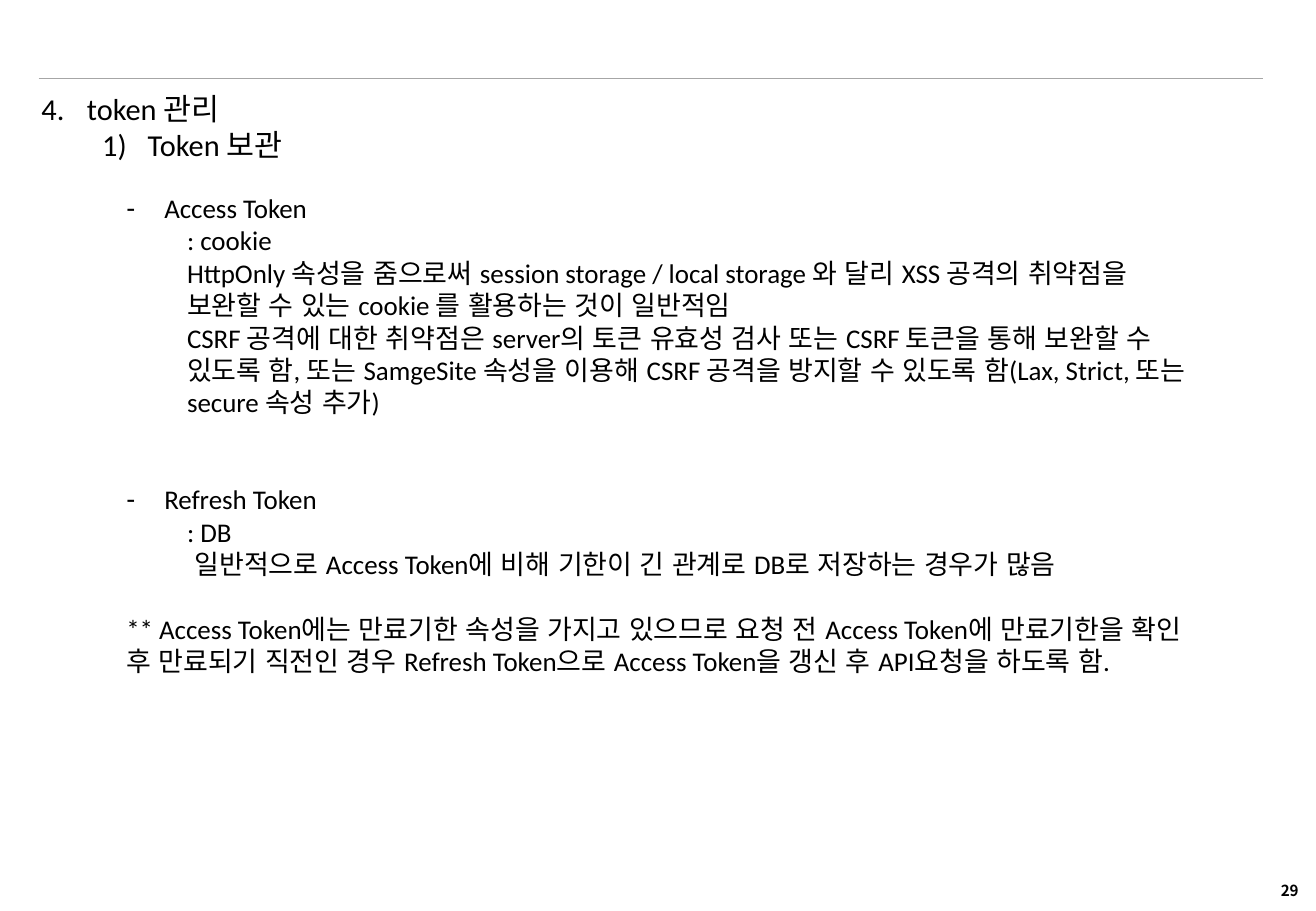
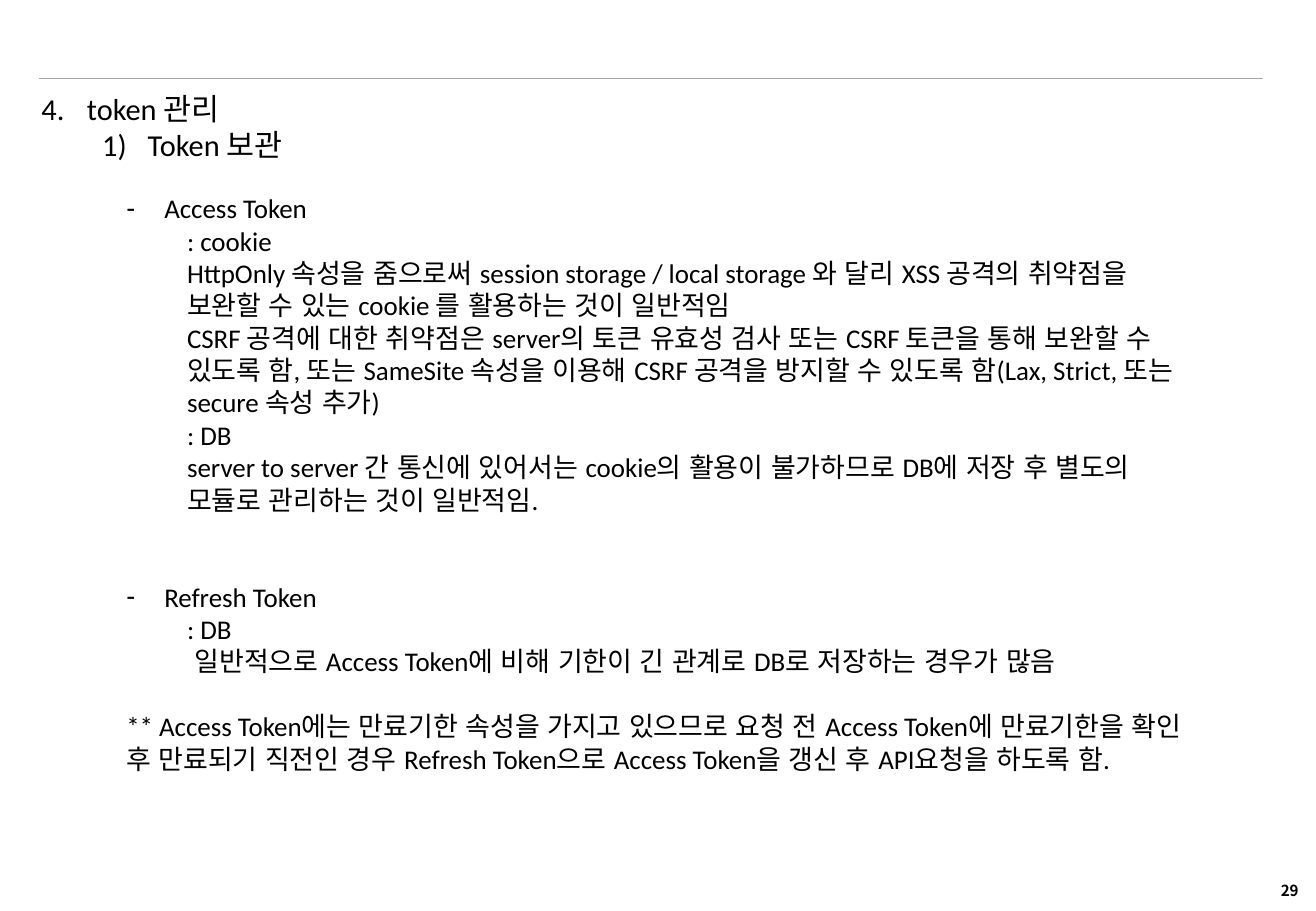
Before and after one commit to BOBY-MIN/development-guide, a slide deck: slide 29 of tip/OAuth_2.0.pptx. Drawn at 1316x911 pixels with LibreOffice and Linux fonts; fonts in the diff are those of the drawing. Boxes give left, top, right and bottom in pixels: in the first picture for what was removed or moved away, otherwise in the second. Text is boxed around its words. In the diff, an @@ line names an element or a change of style, - is before the commit and + after.

```diff
--- a/tip/OAuth_2.0.pptx
+++ b/tip/OAuth_2.0.pptx
@@ text at <box>187,325,1174,512</box>: text changed @@
-  CSRF 공격에 대한 취약점은 server의 토큰 유효성 검사 또는 CSRF 토큰을 통해 보완할 수 있도록 함, 또는 SamgeSite 속성을 이용해 CSRF 공격을 방지할 수 있도록 함(Lax, Strict, 또는 secure 속성 추가)
+  CSRF 공격에 대한 취약점은 server의 토큰 유효성 검사 또는 CSRF 토큰을 통해 보완할 수 있도록 함, 또는 SameSite 속성을 이용해 CSRF 공격을 방지할 수 있도록 함(Lax, Strict, 또는 secure 속성 추가)
+  : DB
+  server to server 간 통신에 있어서는 cookie의 활용이 불가하므로 DB에 저장 후 별도의 모듈로 관리하는 것이 일반적임.
```
Also in this commit, not shown: 10 other slides changed.
